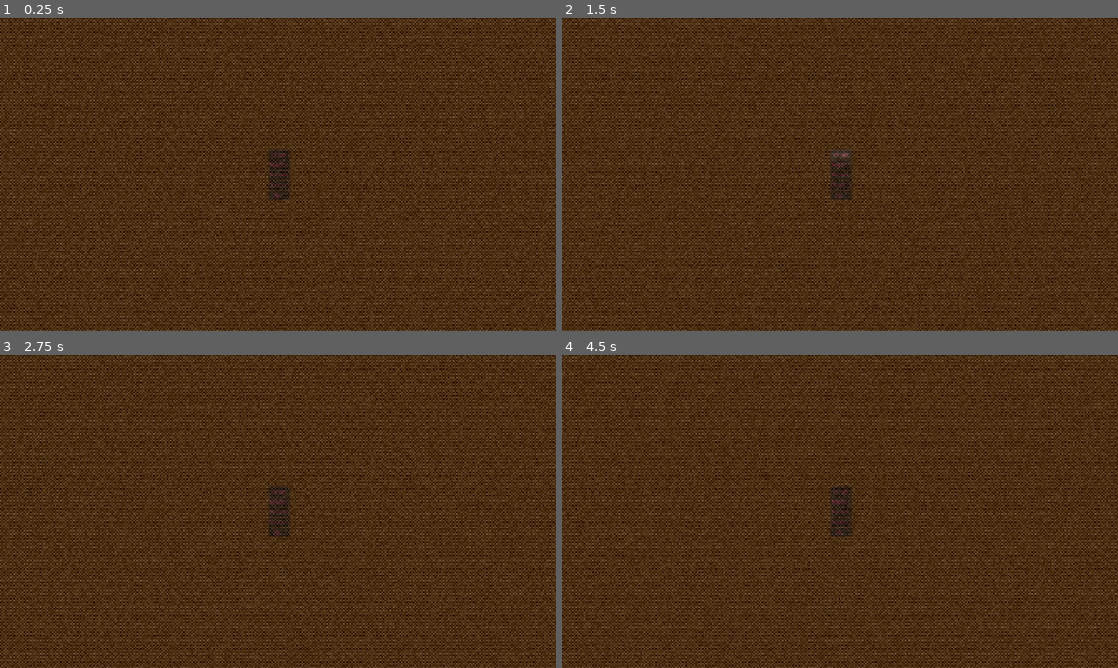
Above: before the commit, frames 1-4 (two rows, left to right).
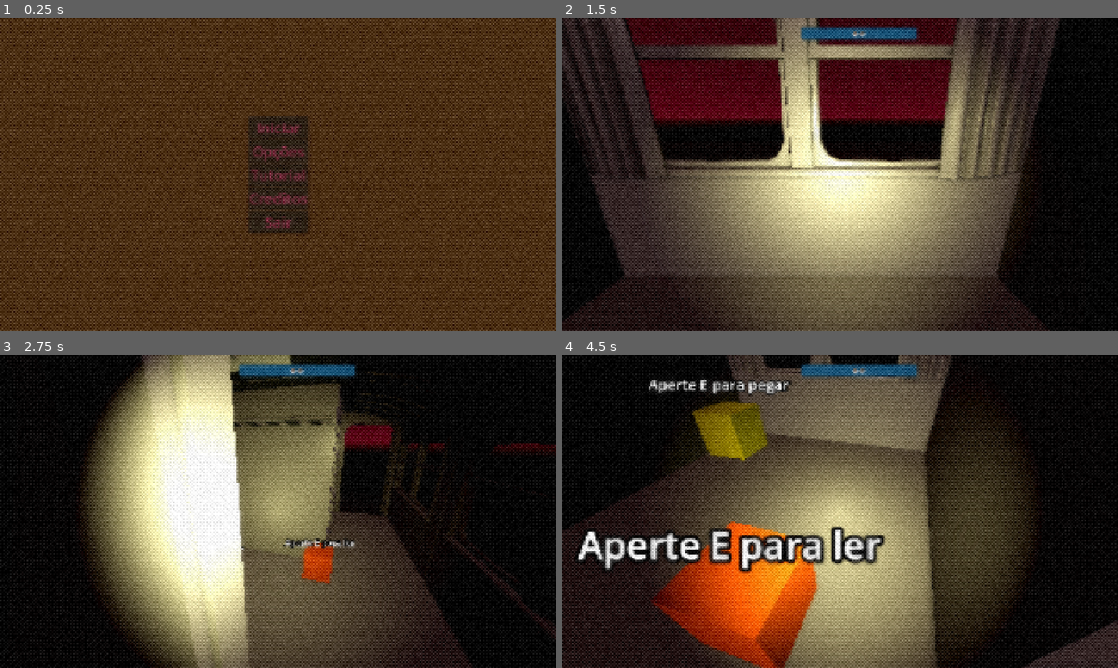
Above: after the commit, the same moments.

Repository: RafaCappetta/JOGO_GAMEJAM_LITERARIA
Game: Godot game, scene res://cenas/menu_inicial.tscn
Two runs of this game, one before a commit and one after it. Both use one fixed random seed, a clock stepped at 60 frames per second and the inputs below. This scene is started directly instead of the project's main scene.
Inputs (mouse positions are in pixels of both pictures, inside the frame that each line leads up to):
- Up to frame 1 (0.25 s): no input
- Up to frame 2 (1.5 s): click "Iniciar" at 0.5 s; click (840, 155) at 1.25 s, where only the run before the commit has a clickable "Iniciar"
- Up to frame 3 (2.75 s): tap Enter (ui_accept) at 2 s; move the mouse to (400, 495) at 2.02 s; hold D (andar_direita) from 2.03 s (still down); tap E (pegar) at 2.1 s; tap Space (pular) at 2.27 s
- Up to frame 4 (4.5 s): move the mouse to (728, 527) at 2.77 s; release D (andar_direita) at 2.78 s; hold S (andar_tras) 2.78-3.53 s; tap E (pegar) at 2.85, 3.6, 4.35 s; tap Space (pular) at 3.02 s; move the mouse to (895, 442) at 3.52 s; hold D (andar_direita) 3.53-4.28 s; move the mouse to (812, 574) at 4.27 s; hold W (andar_frente) from 4.28 s (still down)

The runs differ from the first frame. In frame 1, 2.6% of the frame differs, in the area x 44-56%, y 31-69%; in frame 2, 91%; in frame 3, 92%, in the area x 0-100%, y 0-100%; in frame 4, 91%.

Commit message:
Implementa botões iniciar e sair do menu de inicio

Diff:
--- a/cenas/menu_inicial.tscn
+++ b/cenas/menu_inicial.tscn
@@ -1,6 +1,7 @@
 [gd_scene format=3 uid="uid://bh4g11sit2j21"]
 
 [ext_resource type="PackedScene" uid="uid://bs7gnxq8d3ng7" path="res://cenas/tela.tscn" id="1_5y2fb"]
+[ext_resource type="Script" uid="uid://b1f77lms0vihp" path="res://scripts/menu_inicial.gd" id="1_omb8n"]
 
 [node name="Menu_inicial" type="Control" unique_id=216324567]
 layout_mode = 3
@@ -9,6 +10,7 @@
 anchor_bottom = 1.0
 grow_horizontal = 2
 grow_vertical = 2
+script = ExtResource("1_omb8n")
 
 [node name="ColorRect" type="ColorRect" parent="." unique_id=1064636008]
 layout_mode = 1
@@ -37,31 +39,39 @@
 layout_mode = 2
 theme_override_colors/font_color = Color(0.57254905, 0.19607843, 0.3019608, 1)
 theme_override_colors/font_hover_color = Color(0.8627451, 0.40784314, 0.52156866, 1)
+theme_override_font_sizes/font_size = 50
 text = "Iniciar"
 
 [node name="Opcoes" type="Button" parent="VBoxContainer" unique_id=1330492429]
 layout_mode = 2
 theme_override_colors/font_color = Color(0.57254905, 0.19607843, 0.3019608, 1)
 theme_override_colors/font_hover_color = Color(0.8627451, 0.40784314, 0.52156866, 1)
+theme_override_font_sizes/font_size = 50
 text = "Opções"
 
 [node name="Tutorial" type="Button" parent="VBoxContainer" unique_id=983909116]
 layout_mode = 2
 theme_override_colors/font_color = Color(0.57254905, 0.19607843, 0.3019608, 1)
 theme_override_colors/font_hover_color = Color(0.8627451, 0.40784314, 0.52156866, 1)
+theme_override_font_sizes/font_size = 50
 text = "Tutorial"
 
 [node name="Creditos" type="Button" parent="VBoxContainer" unique_id=1063876664]
 layout_mode = 2
 theme_override_colors/font_color = Color(0.57254905, 0.19607843, 0.3019608, 1)
 theme_override_colors/font_hover_color = Color(0.8627451, 0.40784314, 0.52156866, 1)
+theme_override_font_sizes/font_size = 50
 text = "Creditos"
 
 [node name="Sair" type="Button" parent="VBoxContainer" unique_id=958624696]
 layout_mode = 2
 theme_override_colors/font_color = Color(0.57254905, 0.19607843, 0.3019608, 1)
 theme_override_colors/font_hover_color = Color(0.8627451, 0.40784314, 0.52156866, 1)
+theme_override_font_sizes/font_size = 50
 text = "Sair"
 
 [node name="Tela" parent="." unique_id=296651799 instance=ExtResource("1_5y2fb")]
 layout_mode = 1
+
+[connection signal="pressed" from="VBoxContainer/Iniciar" to="." method="_on_iniciar_pressed"]
+[connection signal="pressed" from="VBoxContainer/Sair" to="." method="_on_sair_pressed"]
--- /dev/null
+++ b/scripts/menu_inicial.gd
@@ -0,0 +1,14 @@
+extends Control
+
+# Called when the node enters the scene tree for the first time.
+func _ready() -> void:
+	pass
+
+func _process(delta: float) -> void:
+	pass
+
+func _on_iniciar_pressed() -> void:
+	get_tree().change_scene_to_file("res://cenas/Main.tscn")
+
+func _on_sair_pressed() -> void:
+	get_tree().quit()
Not shown, added: scripts/menu_inicial.gd.uid
